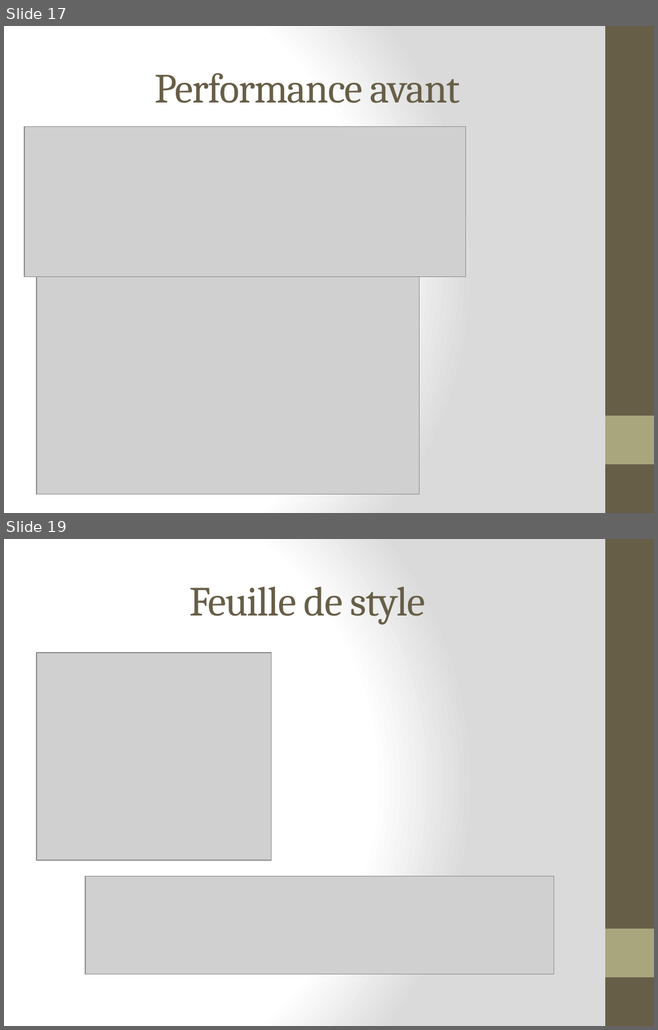
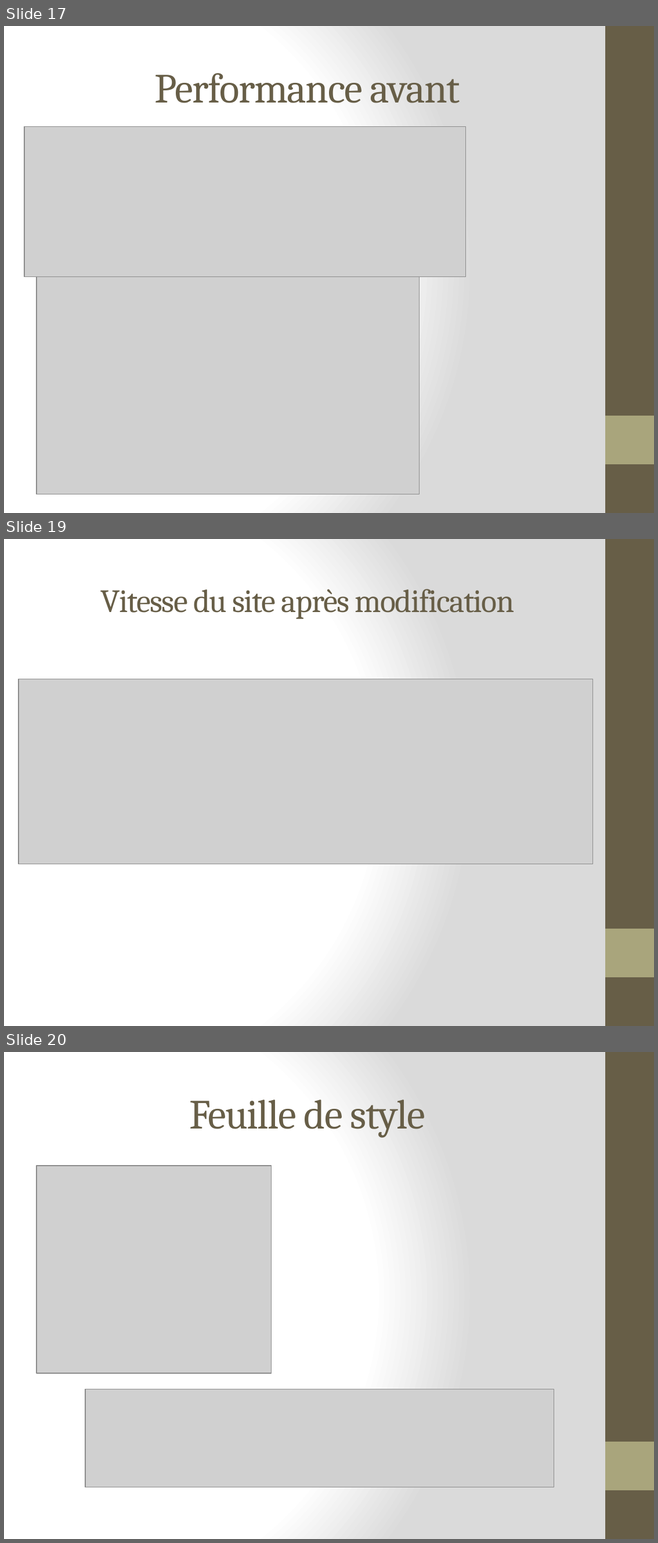
Before and after one commit to LaetitiaR32/LaetitiaReschid_4_02052021, a slide deck: P4_02_RAPPORTOPTIMISATION.pptx. Shown one above the other, each under a label of ours: slides 17 and 19 before the commit, slides 17, 19 and 20 after it; the slides between them are not shown. The pictures are 658x1030 and 658x1543 pixels, drawn with LibreOffice and Linux fonts; fonts in the diff are those of the drawing; grey boxes stand for pictures. Boxes give left, top, right and bottom in pixels: in the first picture for what was removed or moved away, otherwise in the second. Text is boxed around its words. In the diff, an @@ line names an element or a change of style, - is before the commit and + after.

```diff
--- a/P4_02_RAPPORTOPTIMISATION.pptx
+++ b/P4_02_RAPPORTOPTIMISATION.pptx
@@ slide 19 added at (x1=4, y1=539, x2=654, y2=1026), background gradient #FFFFFF to #DADADA; not listed: 2 template elements that a slide beside it also shows @@
@@ title added at (x1=100, y1=589, x2=514, y2=619), 36 pt, text #675E47 @@
+Vitesse du site après modification
@@ picture added at (x1=18, y1=679, x2=592, y2=864) @@
@@ what was slide 19 is now slide 20 @@
```
Also in this commit, not shown: 2 slides changed.
